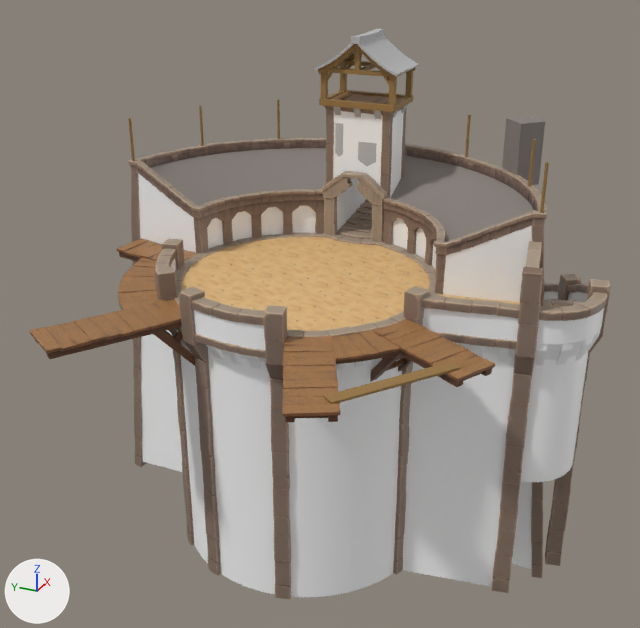
Two versions of the FBX model ProjectKerstboom_Unity/Assets/Content/Jonne/PlaceHolders/_rena_0.5.fbx, one commit apart.
One viewpoint serves both versions: a camera (50 mm lens) standing at (-5.63, -2.65, 2.54) and looking at (0.07, -0.09, -0.31). Lighting does not change. The marker at lower left points along +X, +Y and +Z. Where no turn or scale is listed for an object, it has been applied to the vertices.

Script lines for the objects in view, before the commit:
```python
me_mesh_011 = bpy.data.meshes.new('Mesh.011')
me_mesh_011.from_pydata(...)  # 42 vertices, 21 faces; spans x 0.16..1.64, y -1.62..-0.08, z 0.32..0.58
me_mesh_011.materials.append(mat_lambert3)  # grey #867e79
me_mesh_018 = bpy.data.meshes.new('Mesh.018')
me_mesh_018.from_pydata(...)  # 42 vertices, 21 faces; spans x -74.0..74.0, y -14.0..14.0, z -77.0..77.0
me_mesh_018.materials.append(mat_lambert3)  # grey #867e79
me_mesh_027 = bpy.data.meshes.new('Mesh.027')
me_mesh_027.from_pydata(...)  # 485 vertices, 337 faces; spans x -0.63..0.63, y -1.41..1.41, z -0.66..0.66
me_mesh_027.materials.append(mat_wallstone_01)  # its picture is missing
ob_polysurface223 = bpy.data.objects.new('polySurface223', me_mesh_027)
ob_polysurface223.location = (-0.468, -0.315, -0.549)
ob_polysurface28 = bpy.data.objects.new('polySurface28', me_mesh_011)
ob_polysurface28.location = (0.0, 0.0, 0.0)
ob_polysurface32 = bpy.data.objects.new('polySurface32', me_mesh_018)
ob_polysurface32.parent = ob_save
ob_polysurface32.location = (89.91, 44.86, -85.28)
# also in view: 'polySurface575' at (0.96, 0.0, 0.29); 'Pillar_low27' at (0.28, -2.03, -1.7); 'WoodenWalkway1_low' at (-1.25, 0.83, -0.2); 'Pillar_low1' at (-0.95, 0.37, -0.5); 'pCube26' at (1.25, -1.29, 0.82)
```
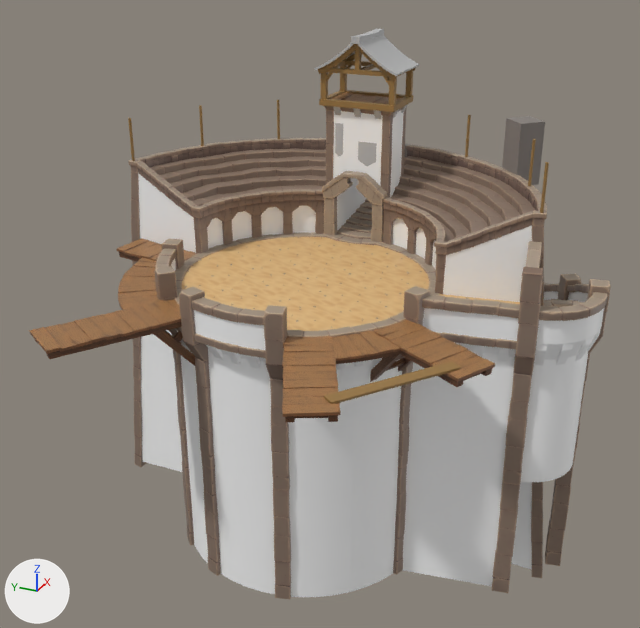
The edits, one by one:
Mesh me_mesh_131_1 is new.
It has 2112 vertices, 2160 faces and spans x -0.74..0.74, y -1.65..1.65, z -0.16..0.16.
It uses material mat_pillar_1 (picture img_t_pillar_low_albedo_png).
Object 'polySurface28' (ob_polysurface28) is deleted.
Object 'polySurface32' (ob_polysurface32) is now hidden.
Object 'Pillar_low44' (ob_pillar_low44) is new; it shows me_mesh_131_1.
Its location is (0.893, 0.0, 0.426).

Changed parts and their boxes (x1, y1, x2, y2) in the pictures (640 x 628 px):
'Pillar_low44', added (brown)
    after: (150, 148, 535, 242)
'polySurface32', hidden
    before: (150, 148, 326, 206)
'polySurface28', deleted
    before: (391, 156, 534, 242)
